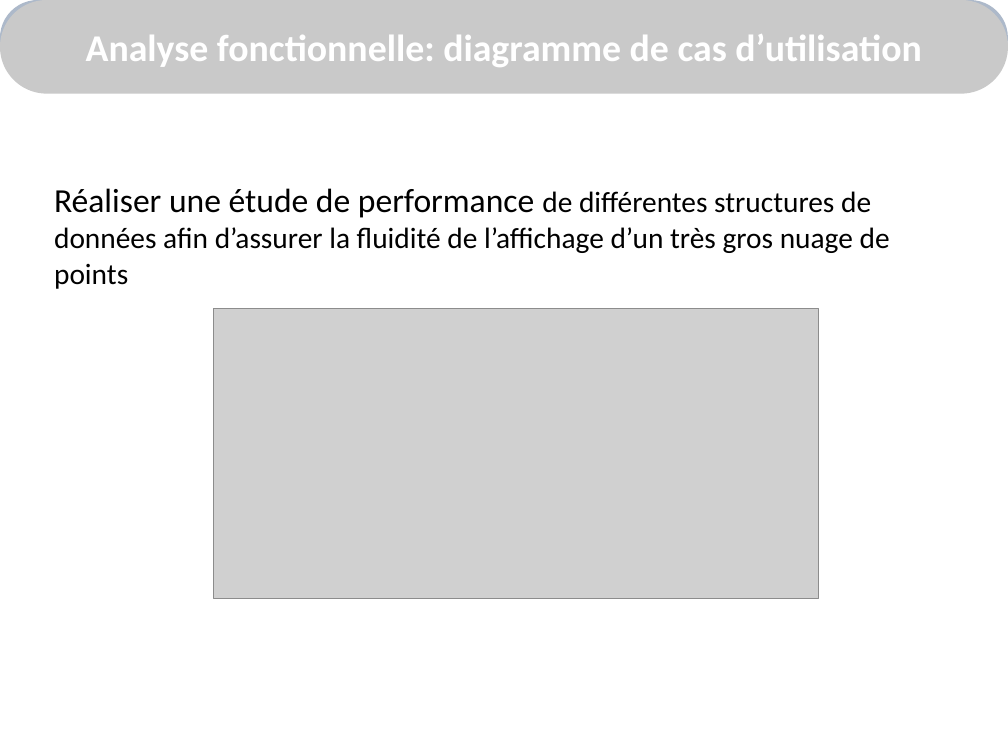
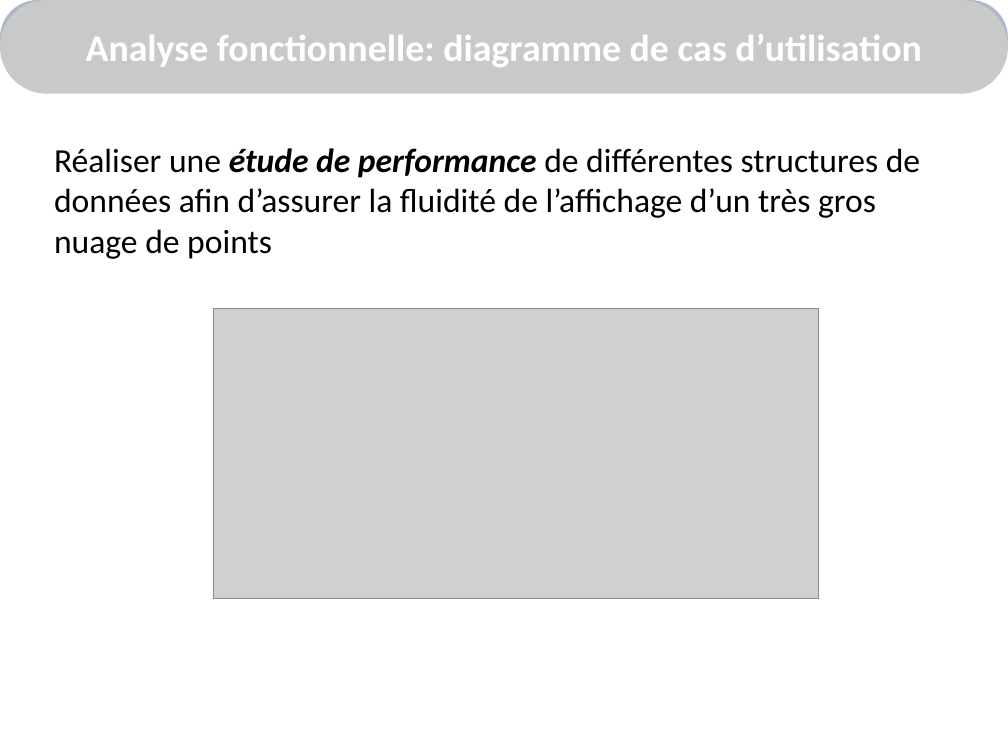
Before and after one commit to alkra/benchOKR, a slide deck: slide 6 of doc/presentationCopil/presentationVersion22Mars.pptx. Drawn at 1008x756 pixels with LibreOffice and Linux fonts; fonts in the diff are those of the drawing; grey boxes stand for pictures; background and template pictures are left out. Boxes give left, top, right and bottom in pixels: in the first picture for what was removed or moved away, otherwise in the second. Text is boxed around its words. In the diff, an @@ line names an element or a change of style, - is before the commit and + after.

```diff
--- a/doc/presentationCopil/presentationVersion22Mars.pptx
+++ b/doc/presentationCopil/presentationVersion22Mars.pptx
@@ text "Réaliser une étude de performance ...": place and size @@
-text "Réaliser une étude de performance ..." at <box>54,188,890,289</box>
+text "Réaliser une étude de performance ..." at <box>54,148,920,259</box>
@@ text "Réaliser une étude de performance ..." at <box>54,148,920,259</box>: size 21 to 24 pt in "de différentes structures de données afin d’assurer ..."; bold on, italic on in "étude de performance" @@
```
Also in this commit, not shown: 9 other slides changed, 3 slides added, 3 slides removed, 1 other file.
